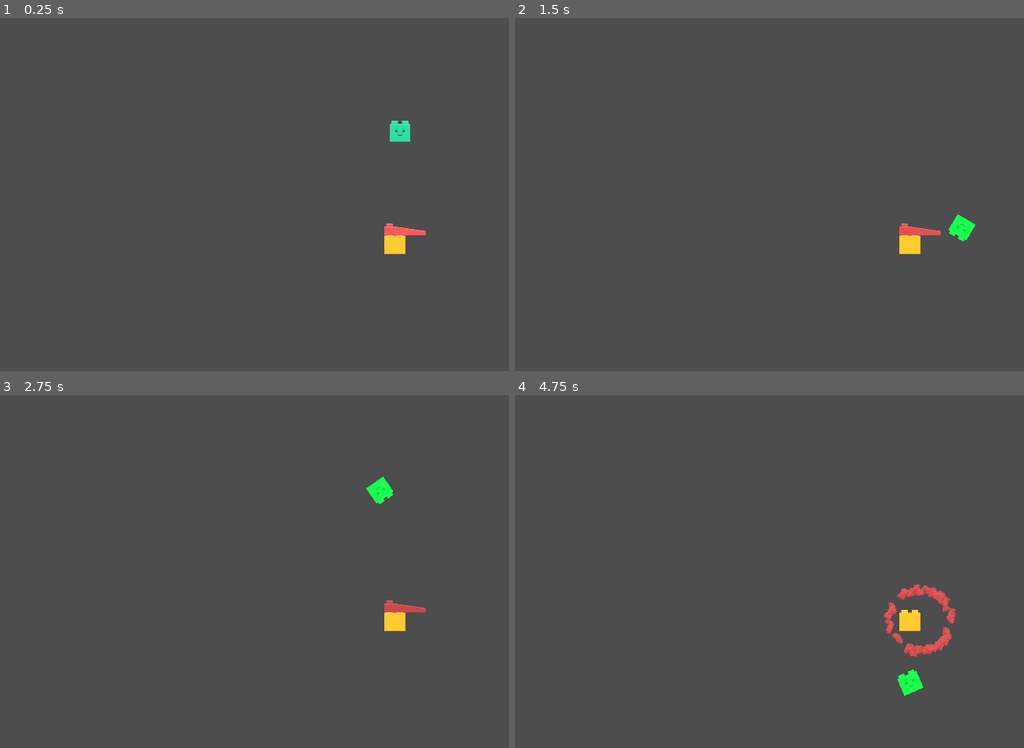
Above: before the commit, frames 1-4 (two rows, left to right).
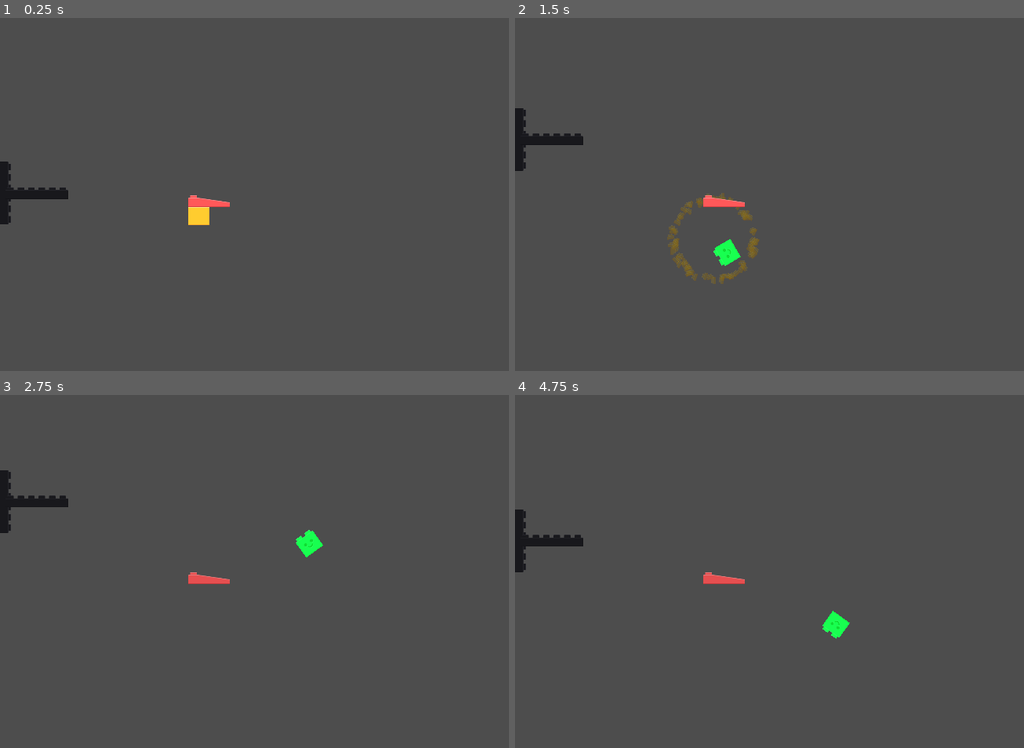
Above: after the commit, the same moments.

Repository: mlotr/Blocks_Gone_Wrong
Game: Godot game, scene res://scenes/level_1.tscn
Same seed, same stepped clock (60 frames per second), same inputs: the game is played once before the commit and once after it. The project has no main scene, so this scene is started directly.
Inputs (mouse positions are in pixels of both pictures, inside the frame that each line leads up to):
- Up to frame 1 (0.25 s): no input
- Up to frame 2 (1.5 s): move the mouse to (968, 176) at 0.52 s; press the mouse at (968, 176) at 0.53 s; hold Up (ui_up) 0.53-1.28 s; move the mouse to (703, 212) at 1.27 s; release the mouse at (703, 212) at 1.28 s; hold Down (ui_down) from 1.28 s (still down); click (703, 212) at 1.35 s
- Up to frame 3 (2.75 s): move the mouse to (376, 493) at 2.02 s; release Down (ui_down) at 2.03 s; press the mouse at (376, 493) at 2.03 s; hold Up (ui_up) from 2.03 s (still down)
- Up to frame 4 (4.75 s): move the mouse to (794, 642) at 2.77 s; release the mouse at (794, 642) at 2.78 s; click (794, 642) at 2.85 s; move the mouse to (1018, 624) at 3.52 s; release Up (ui_up) at 3.53 s; press the mouse at (1018, 624) at 3.53 s; hold Down (ui_down) from 3.53 s (still down); move the mouse to (642, 518) at 4.27 s; release the mouse at (642, 518) at 4.28 s; click (642, 518) at 4.35 s

The runs differ from the first frame. In frame 1, 1.7% of the frame differs, in the area x 0-84%, y 29-67%; in frame 2, 2.5%, in the area x 0-91%, y 25-76%; in frame 3, 1.7%; in frame 4, 2.4%.

Commit message:
Fixed bugs in cannon and level 1 scenes

Diff:
--- a/scenes/cannon.tscn
+++ b/scenes/cannon.tscn
@@ -1,7 +1,8 @@
-[gd_scene load_steps=7 format=3 uid="uid://bnpalud56fodw"]
+[gd_scene load_steps=8 format=3 uid="uid://bnpalud56fodw"]
 
 [ext_resource type="Script" path="res://scripts/cannon.gd" id="1_gacex"]
 [ext_resource type="Texture2D" uid="uid://crgp76o83hhua" path="res://brick_assets/Black/brick_medium_6.png" id="1_u1sdy"]
+[ext_resource type="PackedScene" uid="uid://baxni17x522no" path="res://scenes/bullet.tscn" id="2_60g0n"]
 
 [sub_resource type="Animation" id="Animation_akqxy"]
 resource_name = "recoil"
@@ -45,6 +46,7 @@
 
 [node name="Cannon" type="CharacterBody2D"]
 script = ExtResource("1_gacex")
+bullet_scene = ExtResource("2_60g0n")
 
 [node name="BaseSprite" type="Sprite2D" parent="."]
 rotation = 1.5708
@@ -54,7 +56,7 @@
 position = Vector2(96, 0)
 texture = ExtResource("1_u1sdy")
 
-[node name="Marker2D" type="Marker2D" parent="GunSprite"]
+[node name="Muzzle" type="Marker2D" parent="GunSprite"]
 position = Vector2(88, 0)
 
 [node name="AnimationPlayer" type="AnimationPlayer" parent="."]
@@ -64,3 +66,4 @@
 
 [node name="CollisionShape2D" type="CollisionShape2D" parent="."]
 shape = SubResource("RectangleShape2D_usg4q")
+disabled = true
--- a/scenes/level_1.tscn
+++ b/scenes/level_1.tscn
@@ -2,15 +2,15 @@
 
 [ext_resource type="PackedScene" uid="uid://8og7i1oc0koo" path="res://scenes/block.tscn" id="1_n0uur"]
 [ext_resource type="Texture2D" uid="uid://dpjjy4l6g0xur" path="res://brick_assets/Red/brick_medium_slope_right_4.png" id="2_msf48"]
-[ext_resource type="PackedScene" uid="uid://baxni17x522no" path="res://scenes/bullet.tscn" id="3_co3t8"]
+[ext_resource type="PackedScene" uid="uid://bnpalud56fodw" path="res://scenes/cannon.tscn" id="3_boywy"]
 
 [node name="Level1" type="Node2D"]
 
 [node name="Block" parent="." instance=ExtResource("1_n0uur")]
-position = Vector2(1208, 690)
+position = Vector2(608, 602)
 
 [node name="Block2" parent="." instance=ExtResource("1_n0uur")]
-position = Vector2(1240, 648)
+position = Vector2(640, 560)
 block_color = "Red"
 max_hits = 3
 
@@ -20,7 +20,7 @@
 [node name="CollisionPolygon2D" parent="Block2" index="1"]
 polygon = PackedVector2Array(-2, -10, -2, -47, 126, -23, 126, -9)
 
-[node name="Bullet" parent="." instance=ExtResource("3_co3t8")]
-position = Vector2(1224, 320)
+[node name="Cannon" parent="." instance=ExtResource("3_boywy")]
+position = Vector2(16, 536)
 
 [editable path="Block2"]
